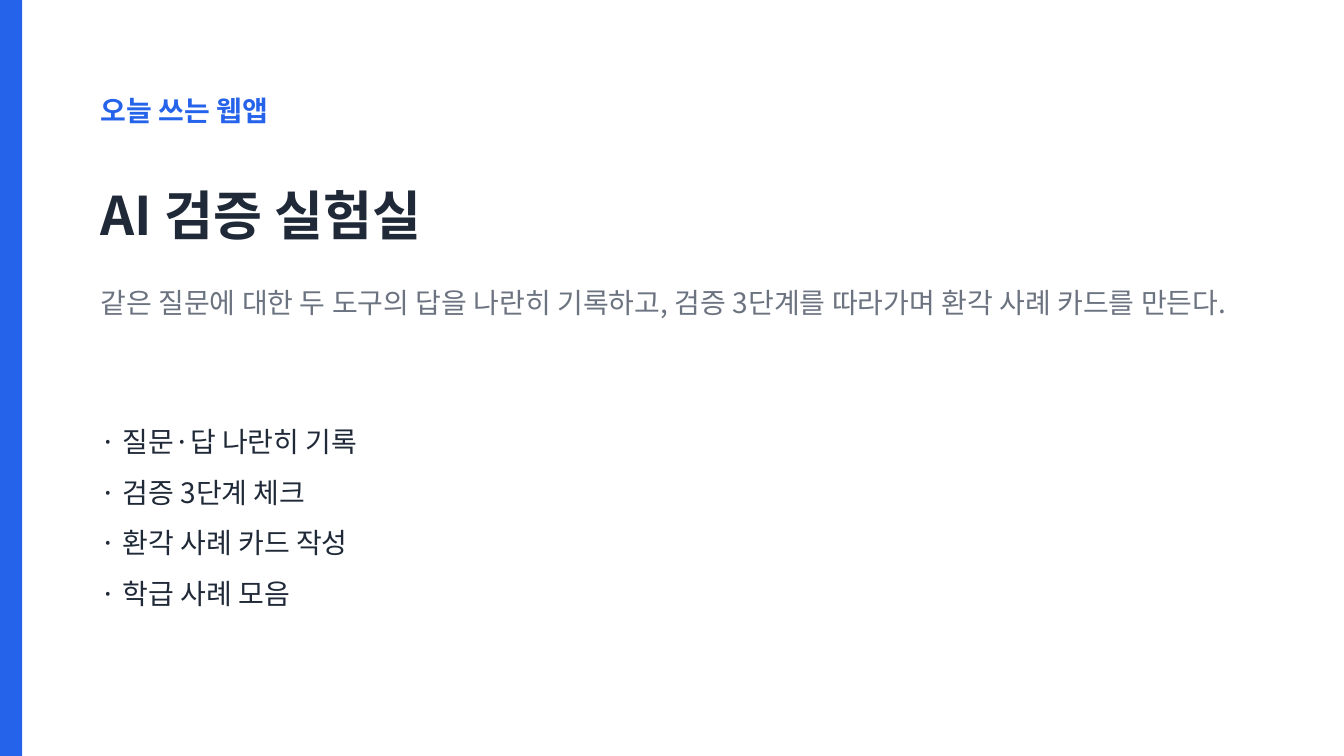
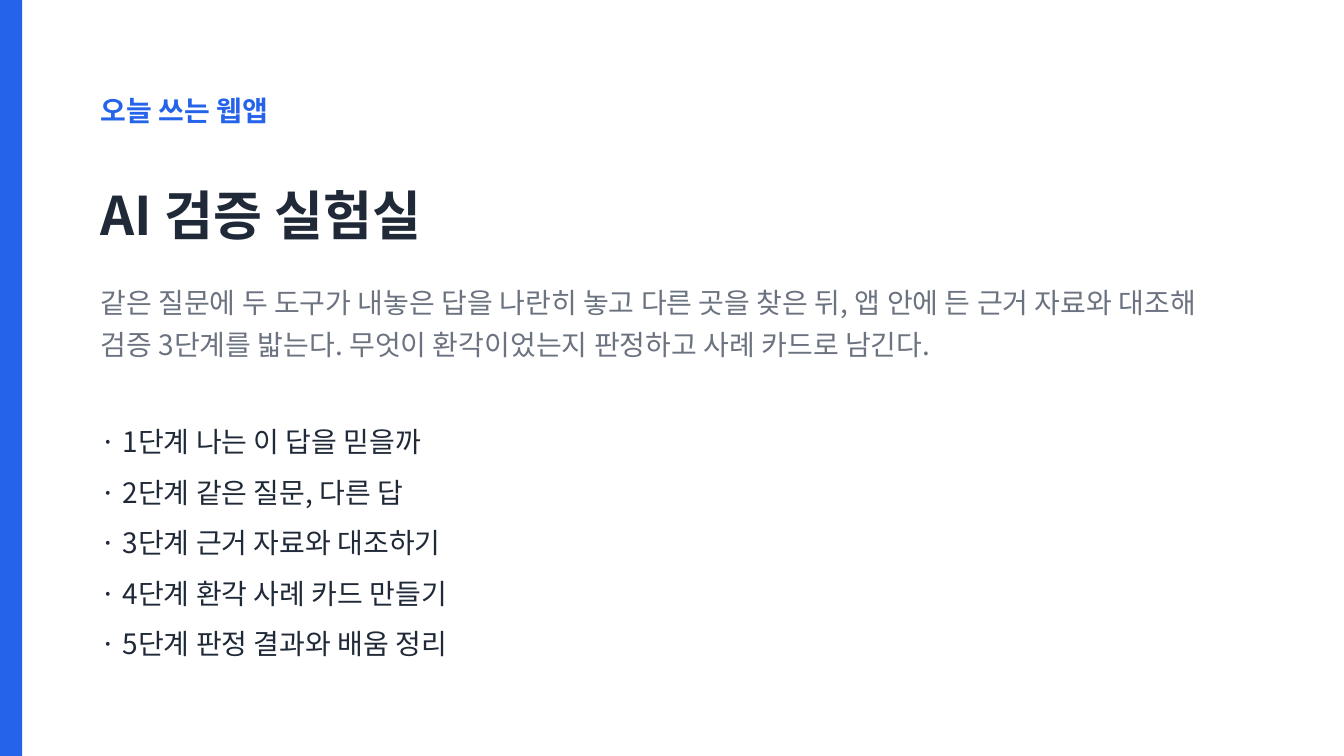
Before and after one commit to legoschool/ai-for-good, a slide deck: slide 7 of out/ppt/WISE_L02_수업.pptx. Drawn at 1344x756 pixels with LibreOffice and Linux fonts; fonts in the diff are those of the drawing. Boxes give left, top, right and bottom in pixels: in the first picture for what was removed or moved away, otherwise in the second. Text is boxed around its words. In the diff, an @@ line names an element or a change of style, - is before the commit and + after.

```diff
--- a/out/ppt/WISE_L02_수업.pptx
+++ b/out/ppt/WISE_L02_수업.pptx
@@ text at (101,289,1196,357): text changed @@
-같은 질문에 대한 두 도구의 답을 나란히 기록하고, 검증 3단계를 따라가며 환각 사례 카드를 만든다.
+같은 질문에 두 도구가 내놓은 답을 나란히 놓고 다른 곳을 찾은 뒤, 앱 안에 든 근거 자료와 대조해 검증 3단계를 밟는다. 무엇이 환각이었는지 판정하고 사례 카드로 남긴다.
@@ text at (123,429,447,657): text changed @@
-· 질문·답 나란히 기록
-· 검증 3단계 체크
-· 환각 사례 카드 작성
-· 학급 사례 모음
+· 1단계 나는 이 답을 믿을까
+· 2단계 같은 질문, 다른 답
+· 3단계 근거 자료와 대조하기
+· 4단계 환각 사례 카드 만들기
+· 5단계 판정 결과와 배움 정리
```
Also in this commit, not shown: 1 other slide changed, 5 slides added, 14 other files.
